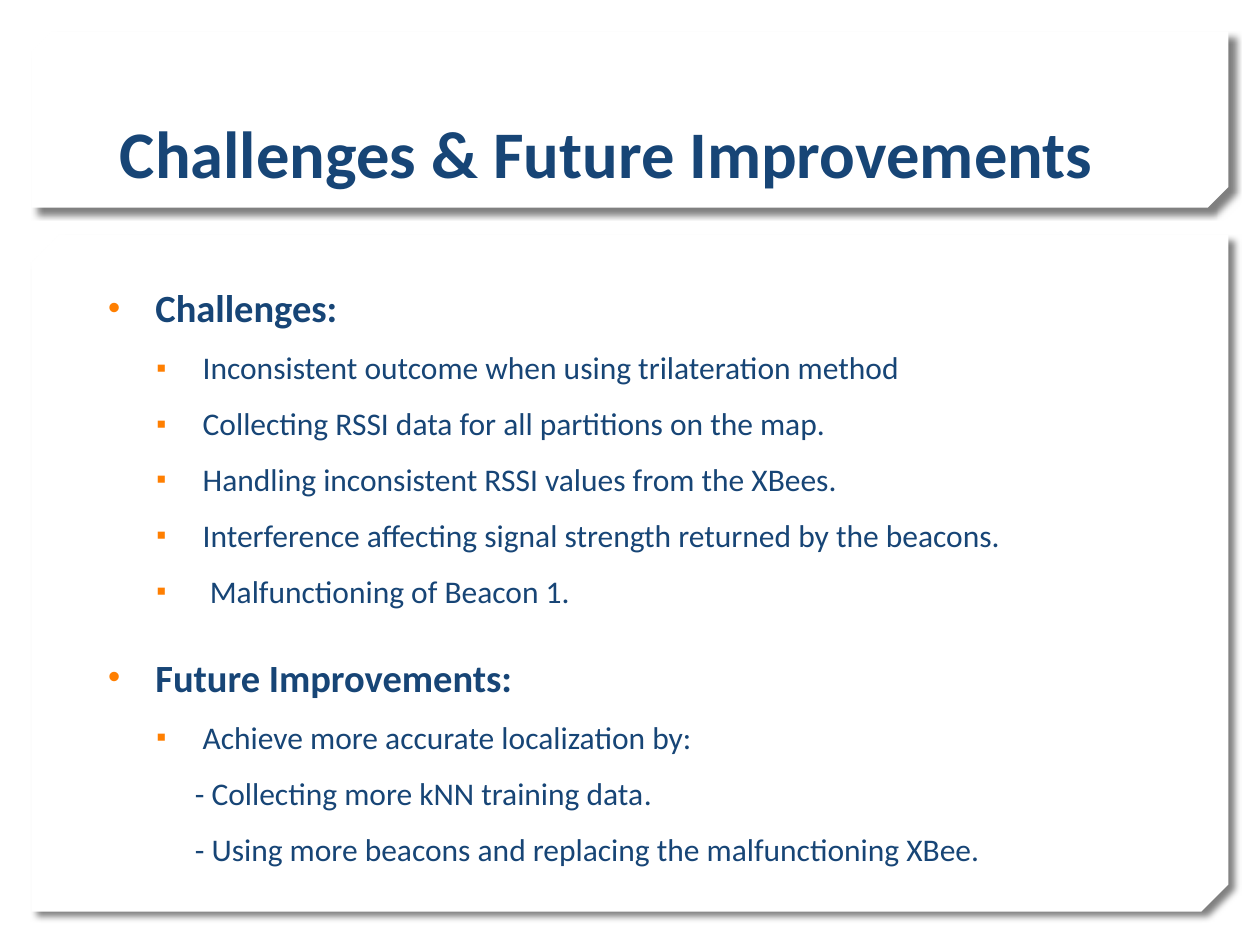
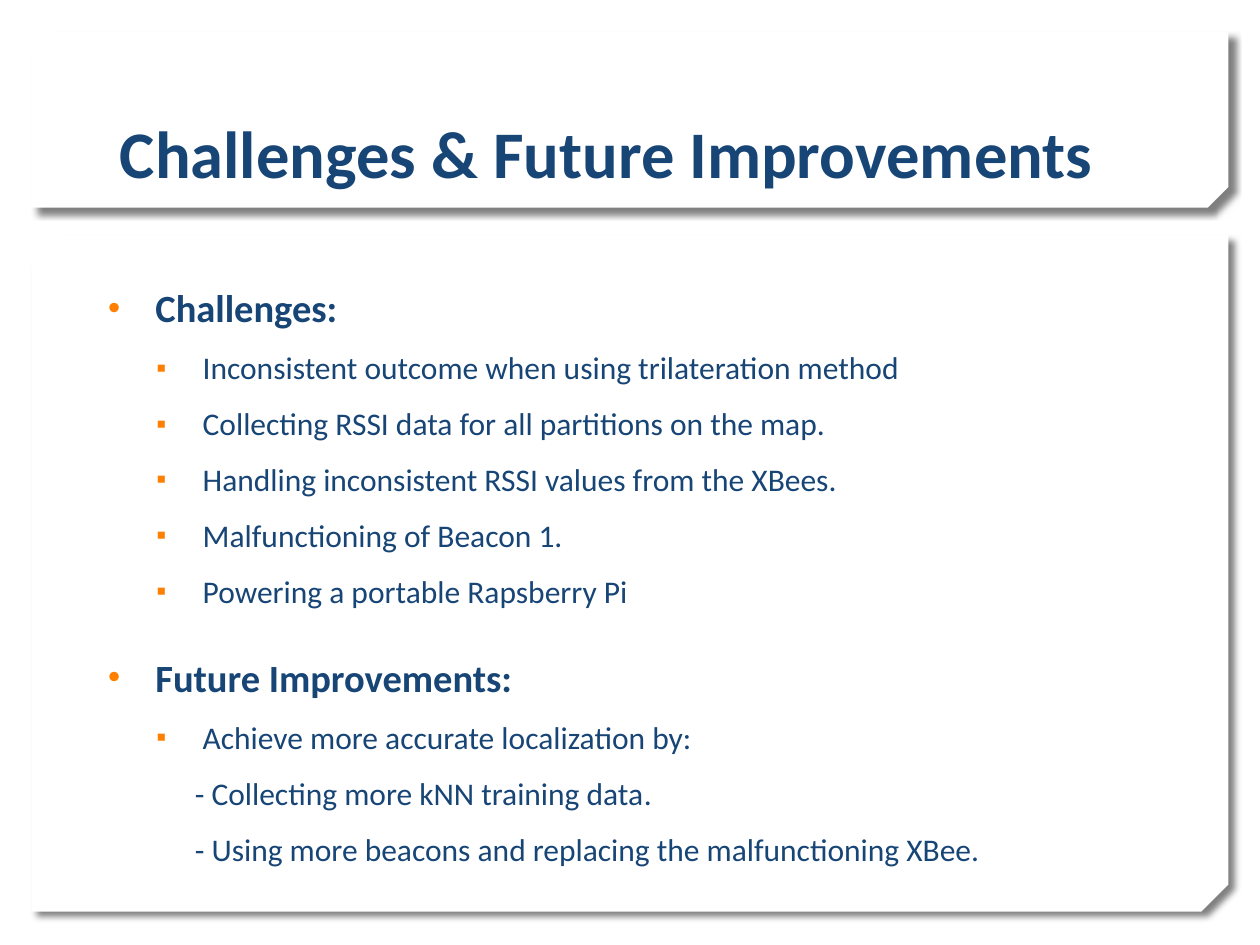
Before and after one commit to estherlu/EC544_Group4, a slide deck: slide 5 of challenge#5/Challenge5_Group4.pptx. Drawn at 1260x945 pixels with LibreOffice and Linux fonts; fonts in the diff are those of the drawing; background and template pictures are left out. Boxes give left, top, right and bottom in pixels: in the first picture for what was removed or moved away, otherwise in the second. Text is boxed around its words. In the diff, an @@ line names an element or a change of style, - is before the commit and + after.

Commit message:
Edited Slides

```diff
--- a/challenge#5/Challenge5_Group4.pptx
+++ b/challenge#5/Challenge5_Group4.pptx
@@ text at (x1=203, y1=525, x2=1000, y2=553): paragraph removed @@
-  ▪ Interference affecting signal strength returned by the beacons.
@@ text at (x1=203, y1=581, x2=627, y2=609): paragraph added @@
+  ▪ Powering a portable Rapsberry Pi
```
Also in this commit, not shown: 1 other slide changed, 1 other file.
